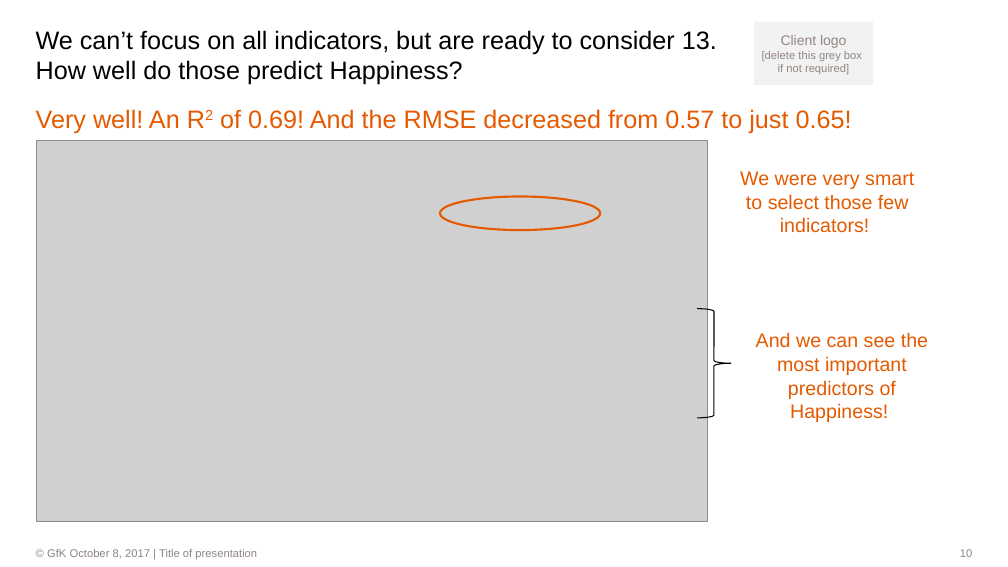
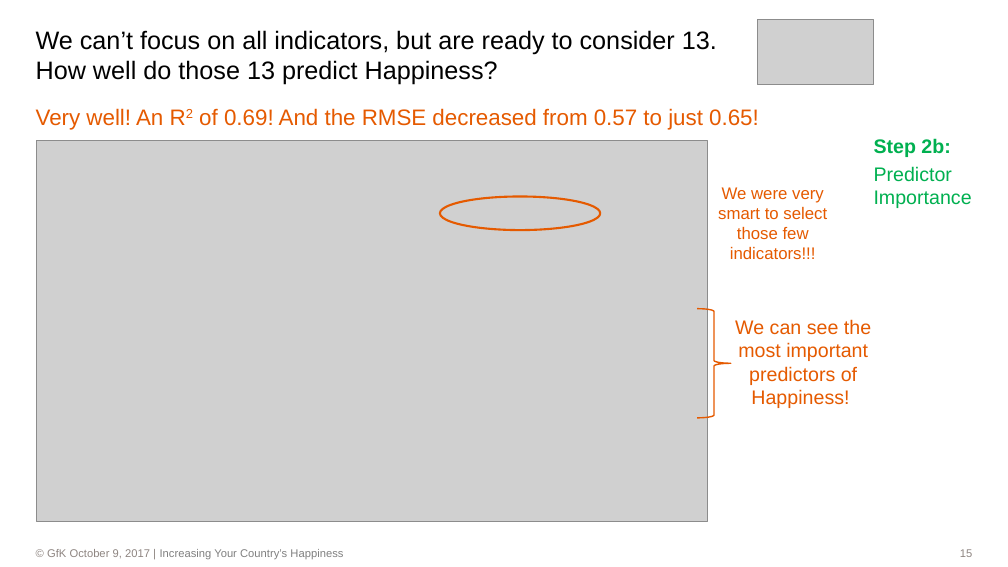
Before and after one commit to dl7631/Predict_World_Happiness, a slide deck: slide 15 of World Happiness.pptx (slide 10 before the commit). Drawn at 1008x567 pixels with LibreOffice and Linux fonts; fonts in the diff are those of the drawing; grey boxes stand for pictures; background and template pictures are left out. Boxes give left, top, right and bottom in pixels: in the first picture for what was removed or moved away, otherwise in the second. Text is boxed around its words. In the diff, an @@ line names an element or a change of style, - is before the commit and + after.

Commit message:
On Monday, October 9

```diff
--- a/World Happiness.pptx
+++ b/World Happiness.pptx
@@ rectangle removed at (x1=754, y1=21, x2=873, y2=85) @@
-Client logo
-[delete this grey box
-if not required]
@@ picture added at (x1=757, y1=20, x2=874, y2=85) @@
@@ title at (x1=36, y1=30, x2=717, y2=85): text changed @@
-We can’t focus on all indicators, but are ready to consider 13. How well do those predict Happiness?
+We can’t focus on all indicators, but are ready to consider 13. How well do those 13 predict Happiness?
@@ text "Very well! An R2 of ..." at (x1=36, y1=108, x2=759, y2=130): size 18 to 16 pt @@
@@ text added at (x1=874, y1=138, x2=972, y2=208), 14 pt, text #00B050 @@
+Step 2b:
+Predictor Importance
@@ text at (x1=718, y1=187, x2=827, y2=259): text changed; size 14 to 12 pt @@
-We were very smart to select those few indicators!
+We were very smart to select those few indicators!!!
@@ right brace at (x1=698, y1=308, x2=731, y2=417): outline #000000 0.75 pt to #E55A00 1 pt @@
@@ text at (x1=735, y1=319, x2=871, y2=408): text changed @@
-And we can see the most important predictors of Happiness!
+We can see the most important predictors of Happiness!
@@ text at (x1=47, y1=549, x2=343, y2=559): text changed; text colour #8E8581 to #808080 @@
-                © GfK October 8, 2017 | Title of presentation
+                © GfK October 9, 2017 | Increasing Your Country’s Happiness
@@ page number at (x1=960, y1=549, x2=972, y2=557): text changed @@
-10
+15
```
Also in this commit, not shown: 20 other slides changed, 3 slides added, 14 slides removed, 5 other files.
